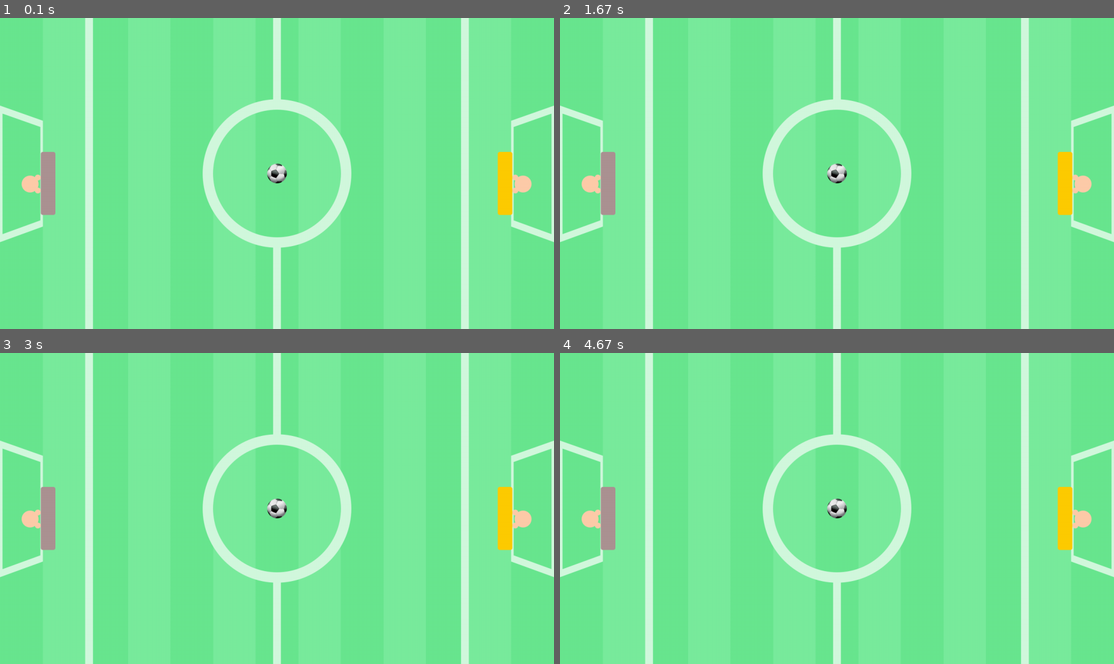
Above: before the commit, frames 1-4 (two rows, left to right).
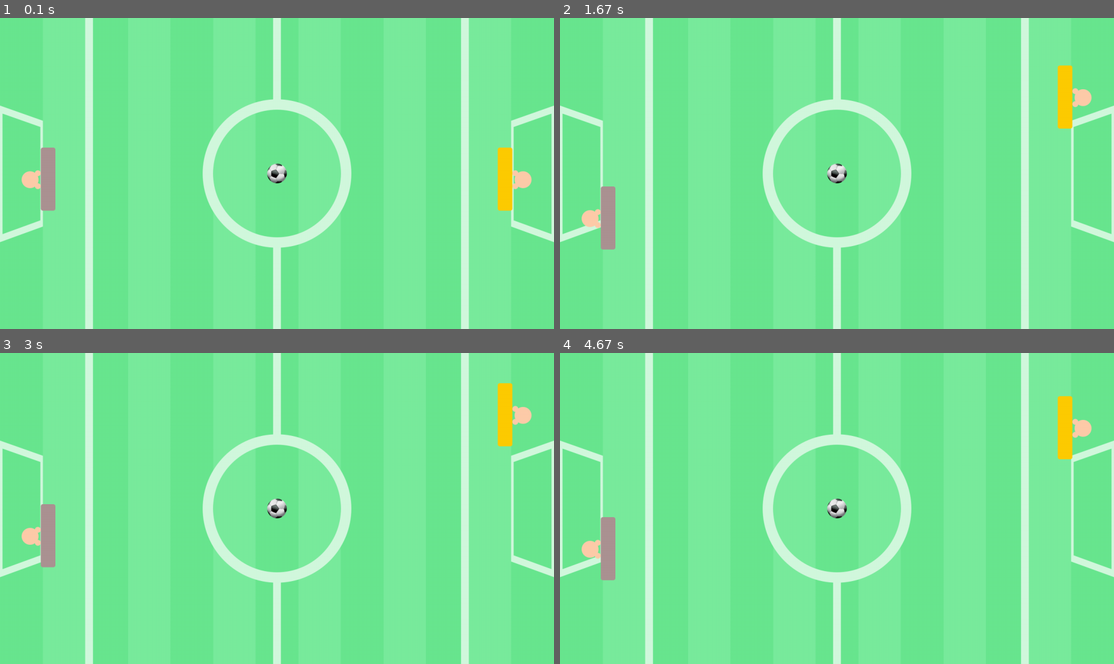
Above: after the commit, the same moments.

Repository: antonio24073/pygame-projects
Game: pygame game, started from 03.oop/main.py
Two runs of this game, one before a commit and one after it. Both use one fixed random seed, a clock stepped at 60 frames per second and the inputs below.
Inputs:
- Up to frame 1 (0.1 s): no input
- Up to frame 2 (1.67 s): hold S 0.33-0.8 s; hold Up 0.33-0.8 s; hold Up 0.83-1.3 s; hold W 0.83-1.3 s; hold Down 1.33-1.63 s; hold S 1.33-1.63 s
- Up to frame 3 (3 s): hold Up 1.67-2.03 s; hold W 1.67-2.03 s; hold Down 2.07-2.43 s; hold S 2.07-2.43 s; hold Up 2.47-2.77 s; hold W 2.47-2.77 s; hold Down from 2.8 s (still down); hold S from 2.8 s (still down)
- Up to frame 4 (4.67 s): release Down at 3.1 s; release S at 3.1 s; hold Up 3.13-3.5 s; hold W 3.13-3.5 s; hold Down 3.53-3.9 s; hold S 3.53-3.9 s; hold Up 3.93-4.23 s; hold W 3.93-4.23 s; hold Down 4.27-4.57 s; hold S 4.27-4.57 s; hold Up from 4.6 s (still down); hold W from 4.6 s (still down)

The runs differ from the first frame. In frame 1, 0.4% of the frame differs, in the area x 3-96%, y 41-64%; in frame 2, 2.4%, in the area x 3-96%, y 15-75%; in frame 3, 2.1%; in frame 4, 2.3%.

Commit message:
Fazendo jogadores se mexer

Diff:
--- a/03.oop/ball.py
+++ b/03.oop/ball.py
@@ -9,7 +9,6 @@
         self.dir_x = -10
         self.dir_y = 8
 
-    def move_ball(self):
+    def move(self):
         self.rect[0] += self.dir_x
         self.rect[1] += self.dir_y
-        self.draw()
--- a/03.oop/image.py
+++ b/03.oop/image.py
@@ -1,4 +1,3 @@
-
 import pygame
 
 
@@ -9,3 +8,6 @@
         # self.rect = [posX,posY,tamX,tamY]
         self.rect[0] = x
         self.rect[1] = y
+
+    def move(self):
+       pass
--- a/03.oop/main.py
+++ b/03.oop/main.py
@@ -10,10 +10,10 @@
         self.bg = Image( "assets/field.png", 0, 0)
         self.window.add_item_to_draw(self.bg)
 
-        self.player1 = Player( "assets/player1.png", 50)
+        self.player1 = Player( "assets/player1.png", 50, 300, 1)
         self.window.add_item_to_draw(self.player1)
 
-        self.player2 = Player( "assets/player2.png", 1150)
+        self.player2 = Player( "assets/player2.png", 1150, 300, 2)
         self.window.add_item_to_draw(self.player2)
 
         self.ball = Ball("assets/ball.png", 617, 337)
--- a/03.oop/player.py
+++ b/03.oop/player.py
@@ -2,26 +2,29 @@
 
 
 class Player(Image):
-    def __init__(self, image, x, y = 310):
-        super().__init__( image, x, y)
+    def __init__(self, image, x, y, player):
+        super().__init__(image, x, y)
+        self.player = player
         self.move_up = False
         self.move_down = False
 
-    def move_player(self):
-        global player1_y
+    def move(self, move_up, move_down):
+
+        self.move_up = move_up
+        self.move_down = move_down
 
         if self.move_up:
-            player1_y -= 5
+            self.rect[1] -= 5
         else:
-            player1_y -= 0
+            self.rect[1] -= 0
 
         if self.move_down:
-            player1_y += 5
+            self.rect[1] += 5
         else:
-            player1_y -= 0
+            self.rect[1] -= 0
 
         # print(player1_y)
-        if player1_y <= 0:
+        if self.rect[1] <= 0:
             player1_y = 0
-        elif player1_y >= 575:
+        elif self.rect[1] >= 575:
             player1_y = 575
--- a/03.oop/window.py
+++ b/03.oop/window.py
@@ -12,17 +12,59 @@
 
         self.items_to_draw = []
 
-    def add_item_to_draw(self, item):
-        self.items_to_draw.append(item)
+        self.init_commands()
+
+    def init_commands(self):
+
+        self.player1_moveup = False
+        self.player1_movedown = False
+        self.player1_moveup = False
+        self.player1_movedown = False
+
+        self.player2_moveup = False
+        self.player2_movedown = False
+        self.player2_moveup = False
+        self.player2_movedown = False
+
+
+    def add_item_to_draw(self, image):
+        self.items_to_draw.append(image)
+
 
     def draw(self):
         for item in self.items_to_draw:
             self.window.blit(item.image, (item.rect[0], item.rect[1]))
+            if hasattr(item, 'player'):
+                if item.player == 1:
+                    item.move(self.player1_moveup, self.player1_movedown)
+                elif item.player == 2:
+                    item.move(self.player2_moveup, self.player2_movedown)
 
     def events(self):
         for events in pygame.event.get():
             if events.type == pygame.QUIT:
                 self.loop = False
+            if events.type == pygame.KEYDOWN:
+                if events.key == pygame.K_w:
+                    self.player1_moveup = True
+                if events.key == pygame.K_s:
+                    self.player1_movedown = True
+            if events.type == pygame.KEYUP:
+                if events.key == pygame.K_w:
+                    self.player1_moveup = False
+                if events.key == pygame.K_s:
+                    self.player1_movedown = False
+
+            if events.type == pygame.KEYDOWN:
+                if events.key == pygame.K_UP:
+                    self.player2_moveup = True
+                if events.key == pygame.K_DOWN:
+                    self.player2_movedown = True
+            if events.type == pygame.KEYUP:
+                if events.key == pygame.K_UP:
+                    self.player2_moveup = False
+                if events.key == pygame.K_DOWN:
+                    self.player2_movedown = False
 
     def update(self):
         while self.loop:
